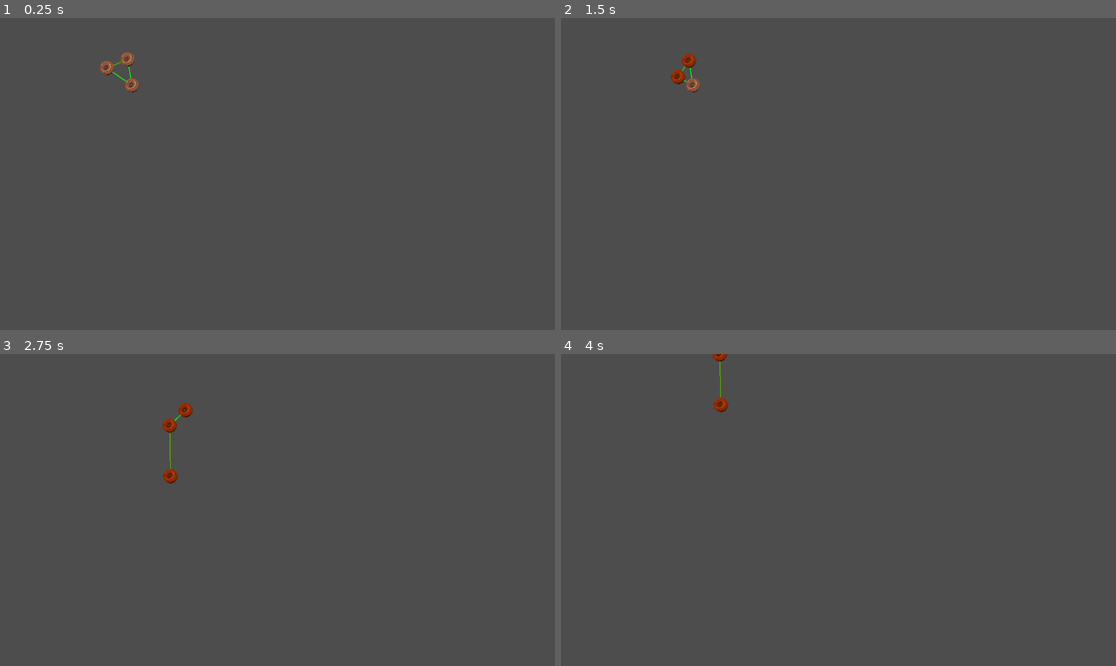
Above: before the commit, frames 1-4 (two rows, left to right).
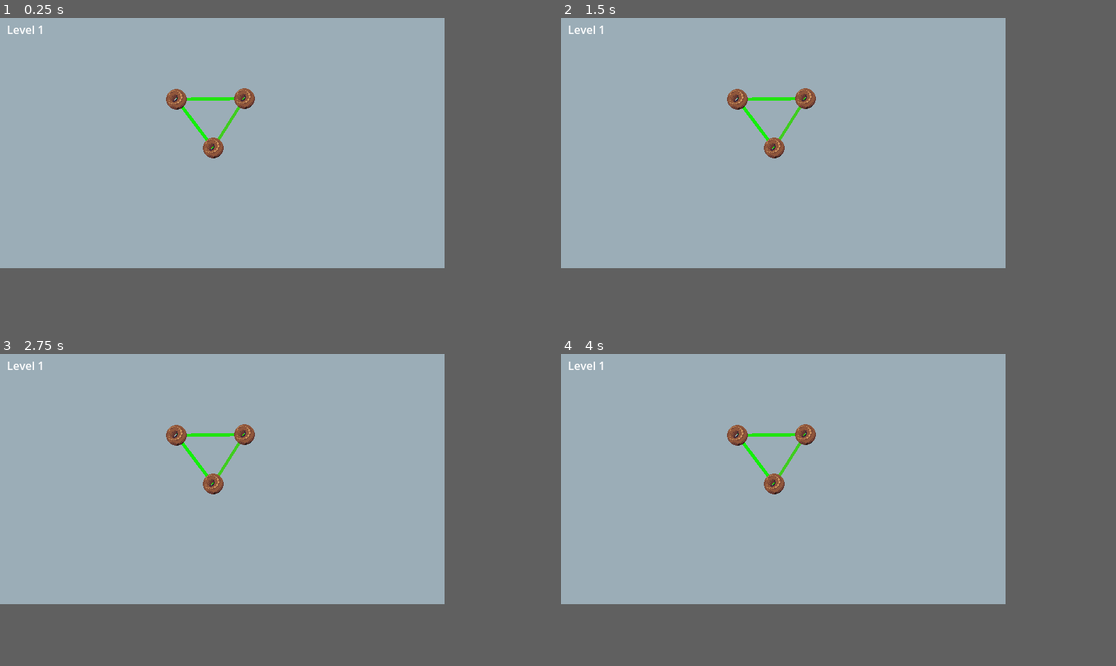
Above: after the commit, the same moments.

Repository: NJWissema/connection
Game: Godot game, scene res://Scenes/Levels/level_1.tscn
Same seed, same stepped clock (60 frames per second), same inputs: the game is played once before the commit and once after it. The project has no main scene, so this scene is started directly.
Inputs (mouse positions are in pixels of both pictures, inside the frame that each line leads up to):
- Up to frame 1 (0.25 s): no input
- Up to frame 2 (1.5 s): tap Enter at 0.5 s; move the mouse to (666, 67) at 0.52 s; hold D (right) 0.53-1.28 s; click (666, 67) at 0.67 s; tap Space at 1.25 s; move the mouse to (688, 58) at 1.27 s; hold S (down) from 1.28 s (still down); click (688, 58) at 1.42 s
- Up to frame 3 (2.75 s): move the mouse to (133, 422) at 2.02 s; release S (down) at 2.03 s; hold D (right) from 2.03 s (still down); click (133, 422) at 2.17 s
- Up to frame 4 (4 s): move the mouse to (810, 572) at 2.77 s; release D (right) at 2.78 s; hold W (up) 2.78-3.53 s; click (810, 572) at 2.92 s; move the mouse to (1005, 556) at 3.52 s; hold A (left) from 3.53 s (still down)
In our replay, the window is 799x449 before the commit and 640x360 after it. These sizes can differ from the game's own. Grey fills any space a smaller window leaves; there, only what the larger window draws over its background counts as a difference.

The runs differ from the first frame. In frame 1, 64% of the frame differs, in the area x 0-81%, y 0-81%; in frame 2, 64%; in frame 3, 64%; in frame 4, 64%.

Commit message:
basic level design done

Diff:
--- a/Scenes/Levels/level_1.tscn
+++ b/Scenes/Levels/level_1.tscn
@@ -1,31 +1,97 @@
-[gd_scene load_steps=4 format=3 uid="uid://d21vl1nnhhc1f"]
+[gd_scene load_steps=7 format=3 uid="uid://d21vl1nnhhc1f"]
 
-[ext_resource type="Script" path="res://Scripts/Levels/level_1.gd" id="1_wpw4o"]
+[ext_resource type="Script" path="res://Scripts/Levels/level.gd" id="1_wpw4o"]
 [ext_resource type="PackedScene" uid="uid://d0qktevoeanrw" path="res://Scenes/body_connection.tscn" id="2_wsim3"]
 [ext_resource type="PackedScene" uid="uid://cu3qe1lrfwqn3" path="res://Scenes/player_body.tscn" id="2_yx4ri"]
+[ext_resource type="Texture2D" uid="uid://cshudf0n7c0lm" path="res://assets/background.png" id="4_4nyes"]
 
-[node name="Level_1" type="Node2D"]
+[sub_resource type="RectangleShape2D" id="RectangleShape2D_3epbn"]
+size = Vector2(20, 400)
+
+[sub_resource type="RectangleShape2D" id="RectangleShape2D_vq5rg"]
+size = Vector2(640, 20)
+
+[node name="Level" type="Node2D" node_paths=PackedStringArray("bodies", "lines")]
 script = ExtResource("1_wpw4o")
+level_name = "Level 1"
+bodies = [NodePath("PlayLayer/Map/PlayerBody"), NodePath("PlayLayer/Map/PlayerBody2"), NodePath("PlayLayer/Map/PlayerBody3")]
+lines = [NodePath("PlayLayer/Map/BodyConnection"), NodePath("PlayLayer/Map/BodyConnection2"), NodePath("PlayLayer/Map/BodyConnection3")]
 
-[node name="BodyConnection" parent="." node_paths=PackedStringArray("body1", "body2") instance=ExtResource("2_wsim3")]
-max_length = 100.0
-desired_length = 20.0
+[node name="PlayLayer" type="CanvasLayer" parent="."]
+
+[node name="Obstacles" type="Node2D" parent="PlayLayer"]
+
+[node name="Walls" type="Node2D" parent="PlayLayer/Obstacles"]
+
+[node name="LeftWall" type="StaticBody2D" parent="PlayLayer/Obstacles/Walls"]
+position = Vector2(-10, 180)
+
+[node name="CollisionShape2D" type="CollisionShape2D" parent="PlayLayer/Obstacles/Walls/LeftWall"]
+shape = SubResource("RectangleShape2D_3epbn")
+
+[node name="RightWall" type="StaticBody2D" parent="PlayLayer/Obstacles/Walls"]
+position = Vector2(650, 180)
+
+[node name="CollisionShape2D" type="CollisionShape2D" parent="PlayLayer/Obstacles/Walls/RightWall"]
+shape = SubResource("RectangleShape2D_3epbn")
+
+[node name="TopWall" type="StaticBody2D" parent="PlayLayer/Obstacles/Walls"]
+position = Vector2(320, -10)
+
+[node name="CollisionShape2D" type="CollisionShape2D" parent="PlayLayer/Obstacles/Walls/TopWall"]
+shape = SubResource("RectangleShape2D_vq5rg")
+
+[node name="BottomWall" type="StaticBody2D" parent="PlayLayer/Obstacles/Walls"]
+position = Vector2(320, 370)
+
+[node name="CollisionShape2D" type="CollisionShape2D" parent="PlayLayer/Obstacles/Walls/BottomWall"]
+shape = SubResource("RectangleShape2D_vq5rg")
+
+[node name="Map" type="Node2D" parent="PlayLayer"]
+
+[node name="BodyConnection" parent="PlayLayer/Map" node_paths=PackedStringArray("body1", "body2") instance=ExtResource("2_wsim3")]
+max_length = 500.0
+desired_length = 60.0
 body1 = NodePath("../PlayerBody")
 body2 = NodePath("../PlayerBody2")
 
-[node name="BodyConnection2" parent="." node_paths=PackedStringArray("body1", "body2") instance=ExtResource("2_wsim3")]
+[node name="BodyConnection2" parent="PlayLayer/Map" node_paths=PackedStringArray("body1", "body2") instance=ExtResource("2_wsim3")]
+max_length = 600.0
+desired_length = 60.0
 body1 = NodePath("../PlayerBody")
 body2 = NodePath("../PlayerBody3")
 
-[node name="BodyConnection3" parent="." node_paths=PackedStringArray("body1", "body2") instance=ExtResource("2_wsim3")]
+[node name="BodyConnection3" parent="PlayLayer/Map" node_paths=PackedStringArray("body1", "body2") instance=ExtResource("2_wsim3")]
+desired_length = 60.0
 body1 = NodePath("../PlayerBody2")
 body2 = NodePath("../PlayerBody3")
 
-[node name="PlayerBody" parent="." instance=ExtResource("2_yx4ri")]
-position = Vector2(222, 104)
+[node name="PlayerBody" parent="PlayLayer/Map" instance=ExtResource("2_yx4ri")]
+position = Vector2(254, 117)
 
-[node name="PlayerBody2" parent="." instance=ExtResource("2_yx4ri")]
-position = Vector2(265, 86)
+[node name="PlayerBody2" parent="PlayLayer/Map" instance=ExtResource("2_yx4ri")]
+position = Vector2(352, 116)
 
-[node name="PlayerBody3" parent="." instance=ExtResource("2_yx4ri")]
-position = Vector2(274, 140)
+[node name="PlayerBody3" parent="PlayLayer/Map" instance=ExtResource("2_yx4ri")]
+position = Vector2(307, 187)
+
+[node name="BackgroundLayer" type="CanvasLayer" parent="."]
+layer = 0
+offset = Vector2(320, 180)
+transform = Transform2D(1, 0, 0, 1, 320, 180)
+follow_viewport_enabled = true
+
+[node name="Sprite2D" type="Sprite2D" parent="BackgroundLayer"]
+texture = ExtResource("4_4nyes")
+
+[node name="TileMapLayer" type="TileMapLayer" parent="BackgroundLayer"]
+
+[node name="UILayer" type="CanvasLayer" parent="."]
+layer = 2
+offset = Vector2(10, 5)
+transform = Transform2D(1, 0, 0, 1, 10, 5)
+
+[node name="LevelTextLabel" type="RichTextLabel" parent="UILayer"]
+offset_right = 178.0
+offset_bottom = 36.0
+text = "Level"
--- a/Scenes/body_connection.tscn
+++ b/Scenes/body_connection.tscn
@@ -1,9 +1,13 @@
-[gd_scene load_steps=2 format=3 uid="uid://d0qktevoeanrw"]
+[gd_scene load_steps=3 format=3 uid="uid://d0qktevoeanrw"]
 
 [ext_resource type="Script" path="res://Scripts/body_connection.gd" id="1_et56d"]
 
+[sub_resource type="Curve" id="Curve_q8ch5"]
+_data = [Vector2(0, 1), 0.0, 0.0, 0, 0, Vector2(0.5, 0), 0.0, 0.0, 0, 0, Vector2(1, 1), 0.0, 0.0, 0, 0]
+point_count = 3
+
 [node name="BodyConnection" type="Line2D"]
-closed = true
 width = 2.0
+width_curve = SubResource("Curve_q8ch5")
 default_color = Color(1, 0, 0, 1)
 script = ExtResource("1_et56d")
--- a/Scenes/player_body.tscn
+++ b/Scenes/player_body.tscn
@@ -8,6 +8,7 @@
 
 [node name="PlayerBody" type="CharacterBody2D"]
 input_pickable = true
+motion_mode = 1
 script = ExtResource("1_t2smt")
 
 [node name="CollisionShape2D" type="CollisionShape2D" parent="."]
--- /dev/null
+++ b/Scripts/Levels/level.gd
@@ -0,0 +1,52 @@
+class_name Level extends Node2D
+
+
+
+@export var level_name: String = "Level"
+
+@export var bodies : Array[PlayerBody]
+@export var lines : Array[BodyConnection]
+
+@onready var play_area := $PlayLayer
+
+var won: bool = false
+var lost: bool = false
+# Called when the node enters the scene tree for the first time.
+func _ready():
+	$UILayer/LevelTextLabel.text = level_name
+
+
+
+func display_victory():
+	pause_game()
+
+func display_loss():
+	unpause_game()
+
+func pause_menu():
+	pause_game()
+
+func pause_game():
+	play_area.process_mode = PROCESS_MODE_DISABLED
+
+func unpause_game():
+	play_area.process_mode = PROCESS_MODE_INHERIT
+
+# Called every frame. 'delta' is the elapsed time since the previous frame.
+func _process(delta):
+	pass
+
+func _physics_process(delta):
+	if !won and !lost:
+		var level_won: bool = true
+		var level_lost: bool = false
+		for line in lines:
+			level_won = (false if line.connected==false else level_won)
+			level_lost = (true if line.breakable and line.broken else level_lost)
+
+		won = level_won
+		lost = level_lost
+		if won:
+			display_victory()
+		if lost:
+			display_loss()
--- a/Scripts/Levels/level_1.gd
+++ /dev/null
@@ -1,17 +0,0 @@
-extends Node2D
-
-@export var bodies : Array[PlayerBody]
-@export var lines : Array[BodyConnection]
-
-# Called when the node enters the scene tree for the first time.
-func _ready():
-	#line.clear_points()
-	#for body in bodies:
-		#line.add_point(body.global_position)
-	pass # Replace with function body.
-
-# Called every frame. 'delta' is the elapsed time since the previous frame.
-func _process(delta):
-	#for i in range(line.get_point_count()):
-		#line.set_point_position(i,bodies[i].global_position)
-	pass
--- a/Scripts/body_connection.gd
+++ b/Scripts/body_connection.gd
@@ -4,6 +4,7 @@
 
 @export var max_length: float = 200.0
 @export var desired_length: float = 50.0
+@export var breakable: bool = true
 
 @export var body1: PlayerBody
 @export var body2: PlayerBody
@@ -13,29 +14,32 @@
 @export var debug_percentage_display = false
 
 var connected: bool = false
+var broken: bool = false
 # Called when the node enters the scene tree for the first time.
 func _ready():
 	self.add_point(body1.global_position)
 	self.add_point(body2.global_position)
-	#default_color = get_colour(body1.global_position, body2.global_position)
-	pass # Replace with function body.
-
 
 func get_percentage(pos1: Vector2, pos2: Vector2) -> float:
 	var length = pos1.distance_to(pos2)
 	return (length - desired_length) / (max_length - desired_length)
 
 func get_colour(percentage: float) -> Color:
-	return Color(percentage, (1 - percentage), 0, 1 if percentage <= 1 else 0)
+	return Color(percentage, (1 - percentage), 0, 1-percentage)
 
-# Called every frame. 'delta' is the elapsed time since the previous frame.
-func _process(delta):
+func _physics_process(_delta):
 	self.set_point_position(0, body1.global_position)
 	self.set_point_position(1, body2.global_position)
 
 	var percentage = get_percentage(body1.global_position, body2.global_position)
-	connected = (true if percentage <= 1 else false)
+	self.default_color = get_colour(percentage)
+	self.width = (1-percentage) * 5
 
-	self.default_color = get_colour(percentage)
 	if debug_printing:
 		print(self.default_color)
+
+	connected = (true if percentage <= 0 else false)
+	if connected:
+		self.default_color = Color.BLUE
+	if breakable:
+		broken = (true if percentage >= 1 else false)
--- a/project.godot
+++ b/project.godot
@@ -13,6 +13,12 @@
 config/name="Connection"
 config/features=PackedStringArray("4.3", "Forward Plus")
 config/icon="res://icon.svg"
+
+[display]
+
+window/size/viewport_width=640
+window/size/viewport_height=360
+window/size/resizable=false
 
 [input]
 
Binary file added: assets/background.png
Not shown, added: assets/background.png.import
Not shown, added: Scenes/Levels/lev5F91.tmp
Not shown, added: Scenes/Levels/lev8142.tmp
